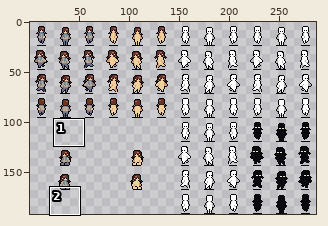
Two states of a pixel-art file, ART/Jacson/Sprites/EliseSpritesheet.aseprite. The picture above shows the old version from afar; the outline marks the close-up.
Close-up. Before:
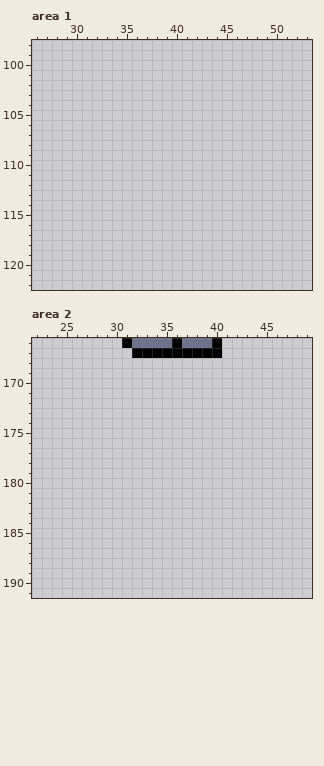
288x192 pixels, 1 frame. Shown: area 1: x 26..53, y 98..122; area 2: x 22..49, y 166..191. The wide view leaves out empty margins.
The same view after the edit:
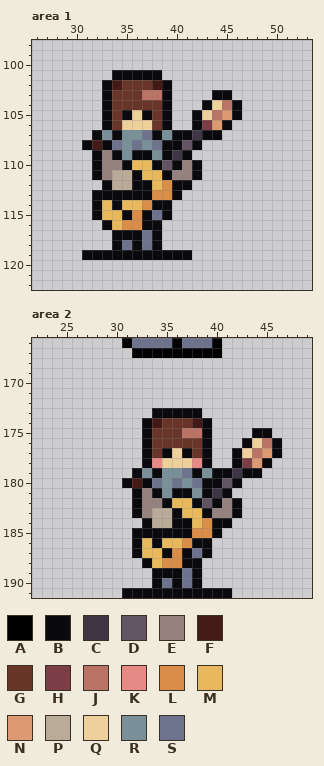
Palette (. is transparent): A #000000  B #0a0a0e  C #3f3645  D #635463  E #95827f  F #441a16  G #693528  H #7b3e46  J #ba7364  K #e68a85  L #d98d49  M #e8b85c  N #dc9a72  P #baab99  Q #eed09b  R #799098  S #6d738d
What changed:
layer "Guitar" added
layer "Arms" added
--- area 1
@@ x 26..53 @@
 100 ............................
-101 ............................
-102 ............................
-103 ............................
-104 ............................
-105 ............................
-106 ............................
-107 ............................
-108 ............................
-109 ............................
-110 ............................
-111 ............................
-112 ............................
-113 ............................
-114 ............................
-115 ............................
-116 ............................
-117 ............................
-118 ............................
-119 ............................
+101 ........BBBBB...............
+102 .......BFGGGFB..............
+103 .......BGGGJJB....BB........
+104 .......BGGGGGB...BQJB.......
+105 .......BGBQBGB..BQJNB.......
+106 .......BGQQQGB..BHNB........
+107 ......BRBRRSBRBBCBB.........
+108 .....BFBSRSRSBBDB...........
+109 ......BEBRBBRBCB............
+110 ......BEEBMMBDBEB...........
+111 ......BEPPBMMBEEB...........
+112 .......BPPBBMLBB............
+113 ......BBBBBBLLB.............
+114 ......BMBMMLBB..............
+115 ......BMMBLBSB..............
+116 .......BMLLBB...............
+117 ........BBBSB...............
+118 ........BSBSB...............
+119 .....BBBBBBBBBBB............
 120 ............................
--- area 2
@@ x 22..49 @@
 172 ............................
-173 ............................
-174 ............................
-175 ............................
-176 ............................
-177 ............................
-178 ............................
-179 ............................
-180 ............................
-181 ............................
-182 ............................
-183 ............................
-184 ............................
-185 ............................
-186 ............................
-187 ............................
-188 ............................
-189 ............................
-190 ............................
-191 ............................
+173 ............BBBBB...........
+174 ...........BFGGGFB..........
+175 ...........BGGGJJB....BB....
+176 ...........BGGGGGB...BQJB...
+177 ...........BGBQBGB..BQJNB...
+178 ...........BKQQQKB..BHNB....
+179 ..........BRBRRSBRBBCBB.....
+180 .........BFBSRSRSBBDB.......
+181 ..........BEBRBBRBCB........
+182 ..........BEEBMMBDBEB.......
+183 ..........BEPPBMMBEEB.......
+184 ...........BPPBBMLBB........
+185 ..........BBBBBBLLB.........
+186 ..........BMBMMLBB..........
+187 ..........BMMBLBSB..........
+188 ...........BMLLBB...........
+189 ............BBBSB...........
+190 ............BSBSB...........
+191 .........BBBBBBBBBBB........
Changed places in both close-ups, as pixel boxes (x1, y1, x2, y2):
added: (82, 70, 242, 260)
added: (122, 408, 282, 598)
